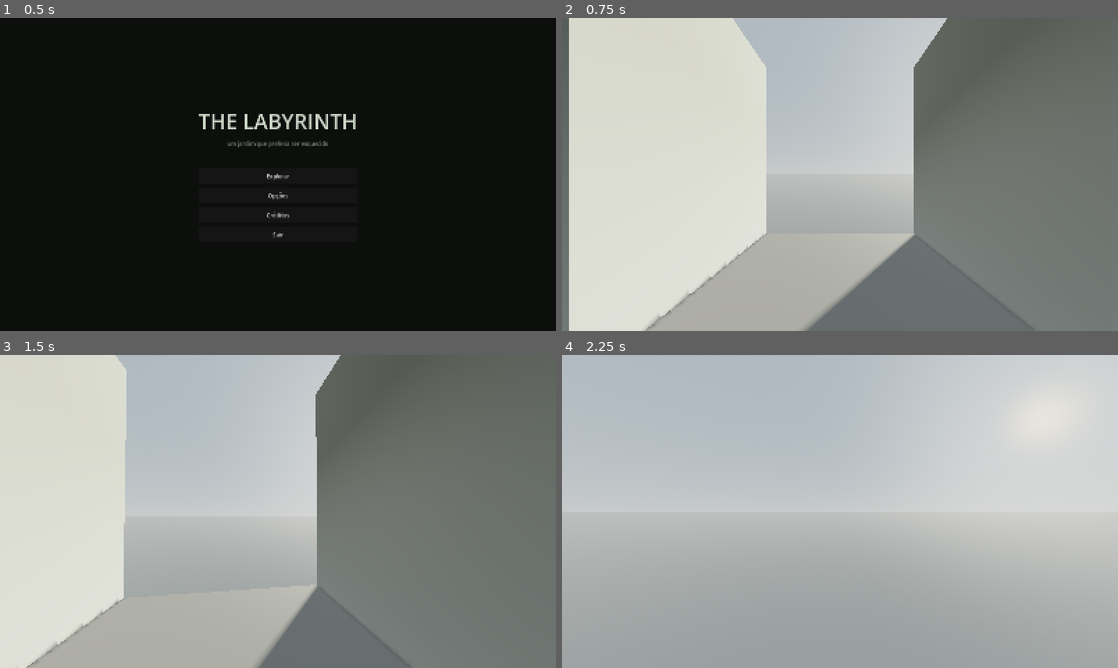
Above: before the commit, frames 1-4 (two rows, left to right).
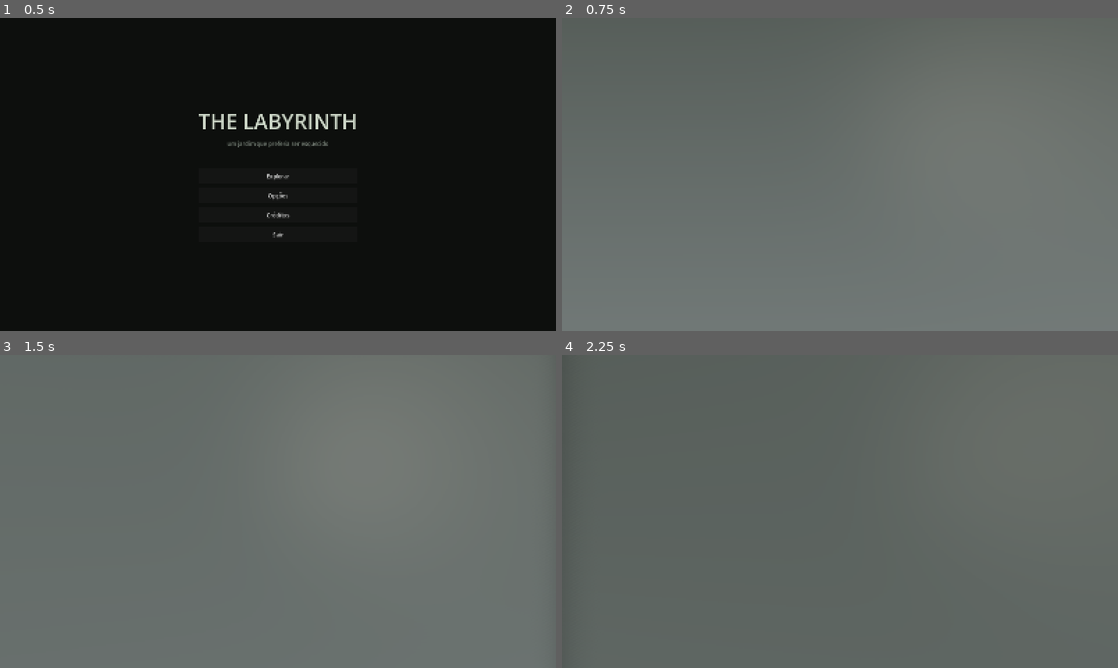
Above: after the commit, the same moments.

Repository: klauschatrny/dnd
Game: Godot game, scene res://cenas/menus/menu_inicial.tscn
The game is run twice, just before and just after one commit, with the same random seed, the same clock (stepped at 60 frames per second) and the same inputs.
Inputs (mouse positions are in pixels of both pictures, inside the frame that each line leads up to):
- Up to frame 1 (0.5 s): no input
- Up to frame 2 (0.75 s): click "Explorar" at 0.5 s
- Up to frame 3 (1.5 s): tap Enter at 1.25 s; move the mouse to (305, 511) at 1.27 s; hold W (mover_frente) from 1.28 s (still down); hold Shift (correr) from 1.28 s (still down)
- Up to frame 4 (2.25 s): keep holding W (mover_frente); tap Space (pular) at 1.52 s; move the mouse to (812, 511) at 2.02 s; release Shift (correr) at 2.03 s; tap E (interagir) at 2.1 s

Frame 1 is identical in both runs. In frame 2, 59% of the frame differs, in the area x 1-70%, y 0-100%; in frame 3, 58%; in frame 4, 100%, in the area x 0-100%, y 0-100%.

Commit message:
Fase 4: landmarks nas coordenadas da spec (13 + Ciprestes)
Implementa _montar_landmarks() no CarregadorMapa: cada um dos 13 locais e a
Alameda dos Ciprestes e montado em graybox nas coordenadas world exatas do
labirinto_map.json. Vista de topo confere com o mapa da spec (secao 12), sem
espelhamento.

- Primitivos graybox: _cilindro_solido, _piso_ret, _piso_circ, _anel_sebe
  (aneis circulares com vaos), _perimetro_com_vaos (paredes com aberturas) e
  _colocar_elementos (le props e posicoes direto do JSON).
- Construtores por landmark: Entrada, Praca das 4 Estatuas, Lago Seco, Jardim
  das Rosas, Bosque Morto, Gazebo, Estufa, Claustro Verde, Fonte Principal,
  Mausoleu, Torre do Relogio (marco global 28 m), Jardim das Sombras, Saida.
- Alturas e footprints conforme a spec (sebe entrada 2 m via setor futuro).

Co-Authored-By: Claude Opus 4.8 <noreply@anthropic.com>

Diff:
--- a/scripts/mundo/carregador_mapa.gd
+++ b/scripts/mundo/carregador_mapa.gd
@@ -134,7 +134,287 @@
 # ---------------------------------------------------------------------------
 
 func _montar_landmarks() -> void:
-	pass
+	var raiz := Node3D.new()
+	raiz.name = "Landmarks"
+	add_child(raiz)
+	for lm_v in dados.get("landmarks", []):
+		var lm: Dictionary = lm_v
+		var cont := Node3D.new()
+		cont.name = lm.get("id", "LM")
+		raiz.add_child(cont)
+		match lm.get("id", ""):
+			"LM_01": _lm_entrada(cont, lm)
+			"LM_02": _lm_praca(cont, lm)
+			"LM_03": _lm_lago(cont, lm)
+			"LM_04": _lm_rosas(cont, lm)
+			"LM_05": _lm_bosque(cont, lm)
+			"LM_06": _lm_gazebo(cont, lm)
+			"LM_07": _lm_estufa(cont, lm)
+			"LM_08": _lm_claustro(cont, lm)
+			"LM_09": _lm_fonte(cont, lm)
+			"LM_10": _lm_mausoleu(cont, lm)
+			"LM_11": _lm_torre(cont, lm)
+			"LM_12": _lm_sombras(cont, lm)
+			"LM_13": _lm_saida(cont, lm)
+			"LM_A": _lm_ciprestes(cont, lm)
+			_: _colocar_elementos(cont, lm)
+
+
+func _centro2d(lm: Dictionary) -> Vector2:
+	var c: Array = lm["center"]
+	return Vector2(float(c[0]), float(c[2]))
+
+
+# 01 · Entrada (Portão) --------------------------------------------------------
+func _lm_entrada(cont: Node3D, lm: Dictionary) -> void:
+	var c := _centro2d(lm)
+	_piso_ret(cont, "Atrio", Vector2(12.0, 10.0), c + Vector2(0.0, -4.0), material_pavimento)
+	_colocar_elementos(cont, lm)  # pilares, lintel, portão, lanternas, placa
+
+
+# 02 · Praça das Quatro Estátuas ----------------------------------------------
+func _lm_praca(cont: Node3D, lm: Dictionary) -> void:
+	var c := _centro2d(lm)
+	_piso_circ(cont, "Piso", float(lm.get("radius_pavement", 14.0)), c, material_pavimento)
+	_anel_sebe(cont, c, float(lm.get("radius_hedge_outer", 16.0)) - 1.0, float(lm.get("max_height", 3.6)), lm.get("openings", []))
+	# Relógio de sol central (base + gnômon).
+	_cilindro_solido(cont, "RelogioSol", 1.2, 0.4, Vector3(c.x, 0.0, c.y), material_pedra)
+	_cilindro_solido(cont, "Gnomon", 0.08, 1.6, Vector3(c.x, 0.4, c.y), material_pedra)
+	_colocar_elementos(cont, lm)  # pedestais, estátuas, bancos, lampiões
+
+
+# 03 · Lago Seco ---------------------------------------------------------------
+func _lm_lago(cont: Node3D, lm: Dictionary) -> void:
+	var c := _centro2d(lm)
+	var bal: Dictionary = lm.get("balustrade", {})
+	# Balaustrada elíptica baixa (aproximada por anel de postes).
+	var rx: float = float(bal.get("size_x", 32.0)) * 0.5
+	var rz: float = float(bal.get("size_z", 26.0)) * 0.5
+	var alt: float = float(bal.get("height", 0.9))
+	var aberturas: Array = lm.get("openings", [])
+	var n := 48
+	for i in n:
+		var ang := TAU * float(i) / float(n)
+		var x := c.x + cos(ang) * rx
+		var z := c.y + sin(ang) * rz
+		var vao := false
+		for ab_v in aberturas:
+			var ab: Dictionary = ab_v
+			var pos: Array = ab["pos"]
+			if Vector2(float(pos[0]), float(pos[1])).distance_to(Vector2(x, z)) < 2.0:
+				vao = true
+				break
+		if not vao:
+			_caixa_solida(cont, "Bal%d" % i, Vector3(0.5, alt, 0.5), Vector3(x, alt * 0.5, z), material_pedra)
+	# Ponte seca (eixo L–O).
+	var b: Dictionary = lm.get("bridge", {})
+	var bs: Array = b.get("size", [30.0, 0.35, 3.0])
+	_caixa_solida(cont, "PonteSeca", Vector3(float(bs[0]), float(bs[1]), float(bs[2])), Vector3(c.x, 0.05, c.y), material_pedra)
+
+
+# 04 · Jardim das Rosas --------------------------------------------------------
+func _lm_rosas(cont: Node3D, lm: Dictionary) -> void:
+	var c := _centro2d(lm)
+	var fp: Array = lm.get("footprint", [32.0, 24.0])
+	var w: Dictionary = lm.get("wall", {})
+	var gate: Dictionary = lm.get("gate", {})
+	var entradas: Array = [{ "pos": gate.get("pos", [c.x, c.y + 12.0]), "width": gate.get("width", 3.0) }]
+	_perimetro_com_vaos(cont, c, Vector2(float(fp[0]), float(fp[1])), float(w.get("height", 2.5)), float(w.get("thickness", 0.4)), entradas, material_pedra)
+	# Pérgola central (4 colunas + travessas).
+	for dx in [-3.0, 3.0]:
+		for dz in [-3.0, 3.0]:
+			_cilindro_solido(cont, "PergCol", 0.1, 2.6, Vector3(c.x + dx, 0.0, c.y + dz), material_pedra)
+	_colocar_elementos(cont, lm)  # canteiros, roseiras, bancos
+
+
+# 05 · Bosque Morto ------------------------------------------------------------
+func _lm_bosque(cont: Node3D, lm: Dictionary) -> void:
+	var bb: Dictionary = lm.get("bbox_m", {})
+	var xr: Array = bb.get("x", [186, 230])
+	var zr: Array = bb.get("z", [14, 62])
+	var rng := RandomNumberGenerator.new()
+	rng.seed = 20260711
+	# Espalha árvores mortas deterministicamente dentro do bbox.
+	for esp_v in lm.get("scatter", []):
+		var esp: Dictionary = esp_v
+		var qtd: int = int(esp.get("count", 20))
+		var hr: Array = esp.get("height_range", [6.0, 8.0])
+		var dr: Array = esp.get("trunk_d", [0.4, 0.5])
+		for i in qtd:
+			var x := rng.randf_range(float(xr[0]) + 2.0, float(xr[1]) - 2.0)
+			var z := rng.randf_range(float(zr[0]) + 2.0, float(zr[1]) - 2.0)
+			var h := rng.randf_range(float(hr[0]), float(hr[1]))
+			var d := rng.randf_range(float(dr[0]), float(dr[1]))
+			_cilindro_solido(cont, esp.get("prop", "PR_TREE"), d * 0.5, h, Vector3(x, 0.0, z), material_sebe)
+	_colocar_elementos(cont, lm)  # pedra tombada (central)
+
+
+# 06 · Gazebo Antigo -----------------------------------------------------------
+func _lm_gazebo(cont: Node3D, lm: Dictionary) -> void:
+	var c := _centro2d(lm)
+	_piso_circ(cont, "Clareira", float(lm.get("radius_pavement", 13.0)), c, material_pavimento)
+	_anel_sebe(cont, c, float(lm.get("radius_hedge_outer", 15.0)) - 1.0, 3.0, lm.get("openings", []))
+	var g: Dictionary = lm.get("gazebo", {})
+	var r_deck: float = float(g.get("circumscribed_d", 8.0)) * 0.5
+	_cilindro_solido(cont, "Deck", r_deck, float(g.get("deck_height", 0.45)), Vector3(c.x, 0.0, c.y), material_pedra)
+	# 8 colunas em octógono + telhado cônico.
+	var col_h: float = float(g.get("column_h", 3.0))
+	var deck_h: float = float(g.get("deck_height", 0.45))
+	for i in 8:
+		var ang := TAU * float(i) / 8.0
+		var x := c.x + cos(ang) * (r_deck - 0.4)
+		var z := c.y + sin(ang) * (r_deck - 0.4)
+		_cilindro_solido(cont, "Coluna%d" % i, 0.125, col_h, Vector3(x, deck_h, z), material_pedra)
+	var roof: Dictionary = g.get("roof", {})
+	_cilindro_solido(cont, "Telhado", float(roof.get("d", 9.2)) * 0.5, 0.4, Vector3(c.x, float(roof.get("base_y", 3.45)), c.y), material_pedra)
+	_colocar_elementos(cont, lm)
+
+
+# 07 · Estufa ------------------------------------------------------------------
+func _lm_estufa(cont: Node3D, lm: Dictionary) -> void:
+	var b: Dictionary = lm.get("building", {})
+	var sz: Array = b.get("size", [24.0, 32.0])
+	var xr: Array = b.get("x", [150, 174])
+	var zr: Array = b.get("z", [94, 126])
+	var cx := (float(xr[0]) + float(xr[1])) * 0.5
+	var cz := (float(zr[0]) + float(zr[1])) * 0.5
+	var centro := Vector2(cx, cz)
+	var wall_h: float = float(b.get("wall_height", 5.0))
+	var entradas: Array = []
+	for d_v in lm.get("doors", []):
+		var d: Dictionary = d_v
+		entradas.append({ "pos": d.get("pos", []), "width": d.get("width", 2.0) })
+	_perimetro_com_vaos(cont, centro, Vector2(float(sz[0]), float(sz[1])), wall_h, 0.3, entradas, material_pedra)
+	# Cumeeira (linha central alta) representando o telhado de duas águas.
+	_caixa_solida(cont, "Cumeeira", Vector3(1.0, float(lm.get("max_height", 9.0)) - wall_h, float(sz[1])), Vector3(cx, wall_h + (float(lm.get("max_height", 9.0)) - wall_h) * 0.5, cz), material_pedra)
+	_colocar_elementos(cont, lm)
+
+
+# 08 · Claustro Verde ----------------------------------------------------------
+func _lm_claustro(cont: Node3D, lm: Dictionary) -> void:
+	var c := _centro2d(lm)
+	var fp: Array = lm.get("footprint", [30.0, 30.0])
+	var arc: Dictionary = lm.get("arcade", {})
+	_perimetro_com_vaos(cont, c, Vector2(float(fp[0]), float(fp[1])), float(arc.get("roof_height", 4.4)), 0.5, lm.get("entrances", []), material_pedra)
+	# Garth interno (piso) + poço central.
+	var garth: Dictionary = lm.get("garth", {})
+	var gs: Array = garth.get("size", [20.0, 20.0])
+	_piso_ret(cont, "Garth", Vector2(float(gs[0]), float(gs[1])), c, material_pavimento)
+	var well: Dictionary = lm.get("well", {})
+	_cilindro_solido(cont, "Poco", float(well.get("d", 1.6)) * 0.5, float(well.get("height", 0.8)), Vector3(c.x, 0.0, c.y), material_pedra)
+	# Colunata: postes a cada 2,5 m ao longo do anel interno.
+	var meia := float(fp[0]) * 0.5 - float(arc.get("depth", 5.0))
+	for i in range(-3, 4):
+		var t := float(i) * 2.5
+		for par in [[c.x + t, c.y - meia], [c.x + t, c.y + meia], [c.x - meia, c.y + t], [c.x + meia, c.y + t]]:
+			_cilindro_solido(cont, "ColClaustro", 0.175, float(arc.get("column_h", 2.8)), Vector3(par[0], 0.0, par[1]), material_pedra)
+
+
+# 09 · Fonte Principal ---------------------------------------------------------
+func _lm_fonte(cont: Node3D, lm: Dictionary) -> void:
+	var c := _centro2d(lm)
+	_piso_circ(cont, "Praca", float(lm.get("radius_pavement", 12.0)), c, material_pavimento)
+	_anel_sebe(cont, c, float(lm.get("radius_hedge_outer", 14.0)) - 1.0, 3.0, lm.get("openings", []))
+	var f: Dictionary = lm.get("fountain", {})
+	# Bacia (borda anelar baixa), pedestal, taça e estátua central.
+	_cilindro_solido(cont, "Bacia", float(f.get("basin_d", 7.0)) * 0.5, float(f.get("rim_height", 0.6)), Vector3(c.x, 0.0, c.y), material_pedra)
+	_cilindro_solido(cont, "Pedestal", float(f.get("pedestal", [1.2, 1.2])[0]) * 0.5, 1.2, Vector3(c.x, 0.6, c.y), material_pedra)
+	_cilindro_solido(cont, "Taca", float(f.get("upper_bowl_d", 2.4)) * 0.5, 0.35, Vector3(c.x, float(f.get("upper_bowl_y", 2.4)), c.y), material_pedra)
+	_cilindro_solido(cont, "Estatua", 0.45, 1.8, Vector3(c.x, float(f.get("upper_bowl_y", 2.4)), c.y), material_pedra)
+	_colocar_elementos(cont, lm)
+
+
+# 10 · Mausoléu ----------------------------------------------------------------
+func _lm_mausoleu(cont: Node3D, lm: Dictionary) -> void:
+	var c := _centro2d(lm)
+	var st: Dictionary = lm.get("stylobate", {})
+	var ss: Array = st.get("size", [26.0, 20.0])
+	_caixa_solida(cont, "Estilobata", Vector3(float(ss[0]), float(st.get("height", 0.6)), float(ss[1])), Vector3(c.x, float(st.get("height", 0.6)) * 0.5, c.y), material_pedra)
+	var b: Dictionary = lm.get("building", {})
+	var bs: Array = b.get("size", [22.0, 16.0])
+	var floor_y: float = float(lm.get("floor_y", 0.6))
+	var wall_h: float = float(b.get("wall_height", 5.0))
+	_caixa_solida(cont, "Corpo", Vector3(float(bs[0]), wall_h, float(bs[1])), Vector3(c.x, floor_y + wall_h * 0.5, c.y), material_pedra)
+	# Cúpula (aproximada por cilindro achatado).
+	var dome: Dictionary = lm.get("dome", {})
+	var dc: Array = dome.get("center", [c.x, c.y + 2.0])
+	_cilindro_solido(cont, "Cupula", float(dome.get("d", 8.0)) * 0.5, float(dome.get("top_y", 9.0)) - (floor_y + wall_h), Vector3(float(dc[0]), floor_y + wall_h, float(dc[1])), material_pedra)
+	# Pórtico (6 colunas na fachada norte).
+	var por: Dictionary = lm.get("portico", {})
+	var ncol: int = int(por.get("columns", 6))
+	var passo: float = float(por.get("spacing", 3.6))
+	var z_col := c.y - float(bs[1]) * 0.5 - 1.5
+	for i in ncol:
+		var x := c.x + (float(i) - (ncol - 1) * 0.5) * passo
+		_cilindro_solido(cont, "ColMaus%d" % i, float(por.get("column_d", 0.7)) * 0.5, float(por.get("column_h", 4.5)), Vector3(x, floor_y, z_col), material_pedra)
+	_piso_ret(cont, "Adro", Vector2(26.0, 6.0), Vector2(c.x, c.y - 11.0), material_pavimento)
+	_colocar_elementos(cont, lm)
+
+
+# 11 · Torre do Relógio (marco global) ----------------------------------------
+func _lm_torre(cont: Node3D, lm: Dictionary) -> void:
+	var c := _centro2d(lm)
+	var sh: Dictionary = lm.get("shaft", {})
+	var ss: Array = sh.get("size", [10.0, 10.0])
+	var sh_h: float = float(sh.get("height", 22.0))
+	_caixa_solida(cont, "Fuste", Vector3(float(ss[0]), sh_h, float(ss[1])), Vector3(c.x, sh_h * 0.5, c.y), material_pedra)
+	var bel: Dictionary = lm.get("belfry", {})
+	var bs: Array = bel.get("size", [8.0, 8.0])
+	var bel_h: float = float(bel.get("height", 4.0))
+	_caixa_solida(cont, "Campanario", Vector3(float(bs[0]), bel_h, float(bs[1])), Vector3(c.x, sh_h + bel_h * 0.5, c.y), material_pedra)
+	var sp: Dictionary = lm.get("spire", {})
+	_cilindro_solido(cont, "Pinaculo", float(sp.get("d", 3.0)) * 0.5, float(sp.get("height", 2.0)), Vector3(c.x, sh_h + bel_h, c.y), material_pedra)
+	# Mostrador do relógio (face sul).
+	var cf: Dictionary = lm.get("clock_face", {})
+	var cy_face: float = float(cf.get("center_y", 20.0))
+	var mostrador := _cilindro_solido(cont, "Mostrador", float(cf.get("d", 3.6)) * 0.5, float(cf.get("thickness", 0.2)), Vector3(c.x, cy_face - float(cf.get("thickness", 0.2)) * 0.5, c.y + float(ss[1]) * 0.5), material_pedra)
+	mostrador.rotate_x(PI * 0.5)
+
+
+# 12 · Jardim das Sombras ------------------------------------------------------
+func _lm_sombras(cont: Node3D, lm: Dictionary) -> void:
+	var c := _centro2d(lm)
+	var fp: Array = lm.get("footprint", [36.0, 28.0])
+	_piso_ret(cont, "Cascalho", Vector2(float(fp[0]), float(fp[1])), c, material_pavimento)
+	# Topiárias.
+	var top: Dictionary = lm.get("topiaries", {})
+	var ts: Array = top.get("size", [1.8, 2.5, 1.8])
+	for p_v in top.get("positions", []):
+		var p: Array = p_v
+		_colocar_prop(cont, "PR_TOPIARY", Vector3(float(ts[0]), float(ts[1]), float(ts[2])), Vector3(float(p[0]), float(p[1]), float(p[2])))
+	# Estátua encapuzada central (pedestal + figura).
+	var stt: Dictionary = lm.get("statue", {})
+	var sp: Array = stt.get("position", [c.x, 0.0, c.y])
+	var ped_h: float = float(stt.get("pedestal_h", 0.6))
+	_caixa_solida(cont, "PedestalSombra", Vector3(1.2, ped_h, 1.2), Vector3(float(sp[0]), ped_h * 0.5, float(sp[2])), material_pedra)
+	var sst: Array = stt.get("size", [1.0, 2.6, 1.0])
+	_cilindro_solido(cont, "EstatuaSombra", float(sst[0]) * 0.5, float(sst[1]), Vector3(float(sp[0]), ped_h, float(sp[2])), material_pedra)
+	_colocar_elementos(cont, lm)
+
+
+# 13 · Portão Final (Saída) ----------------------------------------------------
+func _lm_saida(cont: Node3D, lm: Dictionary) -> void:
+	var c := _centro2d(lm)
+	_piso_ret(cont, "PracaSaida", Vector2(20.0, 12.0), Vector2(c.x, c.y - 4.0), material_pavimento)
+	_colocar_elementos(cont, lm)  # pilares, portão, arco, braseiros, encaixes
+
+
+# LM-A · Alameda dos Ciprestes -------------------------------------------------
+func _lm_ciprestes(cont: Node3D, lm: Dictionary) -> void:
+	var av: Dictionary = lm.get("avenue", {})
+	var x: float = float(av.get("x", 80.0))
+	var z0: float = float(av.get("z_from", 6.0))
+	var z1: float = float(av.get("z_to", 48.0))
+	_piso_ret(cont, "Alameda", Vector2(float(av.get("width", 4.0)), z1 - z0), Vector2(x, (z0 + z1) * 0.5), material_pavimento)
+	var cy: Dictionary = lm.get("cypress", {})
+	var cs: Array = cy.get("size", [1.6, 8.0, 1.6])
+	for p_v in cy.get("positions", []):
+		var p: Array = p_v
+		_cilindro_solido(cont, "Cipreste", float(cs[0]) * 0.5, float(cs[1]), Vector3(float(p[0]), float(p[1]), float(p[2])), material_sebe)
+	var mk: Dictionary = lm.get("marker", {})
+	var mp: Array = mk.get("position", [x, 0.0, 26.0])
+	var msz: Array = mk.get("size", [0.8, 2.2, 0.8])
+	_cilindro_solido(cont, "Marco", float(msz[0]) * 0.5, float(msz[1]), Vector3(float(mp[0]), float(mp[1]), float(mp[2])), material_pedra)
 
 
 func _montar_caminhos() -> void:
@@ -170,3 +450,199 @@
 	colisor.shape = forma
 	corpo.add_child(colisor)
 	return corpo
+
+
+## Cilindro estático (mesh + colisão) com base em `base` (world, y = fundo).
+func _cilindro_solido(pai: Node3D, nome: String, raio: float, altura: float, base: Vector3, mat: Material) -> StaticBody3D:
+	var corpo := StaticBody3D.new()
+	corpo.name = nome
+	corpo.position = base + Vector3(0.0, altura * 0.5, 0.0)
+	pai.add_child(corpo)
+
+	var malha := MeshInstance3D.new()
+	var cil := CylinderMesh.new()
+	cil.top_radius = raio
+	cil.bottom_radius = raio
+	cil.height = altura
+	malha.mesh = cil
+	if mat:
+		malha.material_override = mat
+	corpo.add_child(malha)
+
+	var colisor := CollisionShape3D.new()
+	var forma := CylinderShape3D.new()
+	forma.radius = raio
+	forma.height = altura
+	colisor.shape = forma
+	corpo.add_child(colisor)
+	return corpo
+
+
+## Piso fino retangular (só visual, sem colisão — o terreno já colide).
+func _piso_ret(pai: Node3D, nome: String, tam_xz: Vector2, centro2d: Vector2, mat: Material, y: float = 0.03) -> MeshInstance3D:
+	var malha := MeshInstance3D.new()
+	malha.name = nome
+	var caixa := BoxMesh.new()
+	caixa.size = Vector3(tam_xz.x, 0.06, tam_xz.y)
+	malha.mesh = caixa
+	malha.position = Vector3(centro2d.x, y, centro2d.y)
+	if mat:
+		malha.material_override = mat
+	pai.add_child(malha)
+	return malha
+
+
+## Piso fino circular (só visual).
+func _piso_circ(pai: Node3D, nome: String, raio: float, centro2d: Vector2, mat: Material, y: float = 0.03) -> MeshInstance3D:
+	var malha := MeshInstance3D.new()
+	malha.name = nome
+	var cil := CylinderMesh.new()
+	cil.top_radius = raio
+	cil.bottom_radius = raio
+	cil.height = 0.06
+	malha.mesh = cil
+	malha.position = Vector3(centro2d.x, y, centro2d.y)
+	if mat:
+		malha.material_override = mat
+	pai.add_child(malha)
+	return malha
+
+
+## True para props melhor representados como cilindro no graybox.
+func _prop_e_cilindro(nome: String) -> bool:
+	for chave in ["LAMP", "COLUMN", "URN", "BRAZIER", "CYPRESS", "TREE", "PLANTER", "POST", "FERN", "WELL", "MARKER", "TABLE"]:
+		if nome.contains(chave):
+			return true
+	return false
+
+
+## Material graybox por tipo de prop.
+func _mat_prop(nome: String) -> Material:
+	if nome.contains("HEDGE") or nome.contains("TOPIARY") or nome.contains("ROSE") or nome.contains("CYPRESS") or nome.contains("TREE") or nome.contains("FERN"):
+		return material_sebe
+	return material_pedra
+
+
+## Coloca um prop (caixa ou cilindro) com a base em `base` (y = fundo).
+## `tam` é o tamanho em Godot (x, y, z); para cilindros usa x como diâmetro.
+func _colocar_prop(pai: Node3D, prop: String, tam: Vector3, base: Vector3) -> void:
+	if _prop_e_cilindro(prop):
+		_cilindro_solido(pai, prop, tam.x * 0.5, tam.y, base, _mat_prop(prop))
+	else:
+		_caixa_solida(pai, prop, tam, base + Vector3(0.0, tam.y * 0.5, 0.0), _mat_prop(prop))
+
+
+## Percorre `elements` do landmark e instancia cada prop nas suas `positions`.
+## Posições do JSON são a base (y = fundo) do prop.
+func _colocar_elementos(pai: Node3D, lm: Dictionary) -> void:
+	for el_v in lm.get("elements", []):
+		var el: Dictionary = el_v
+		if not el.has("positions") or not el.has("size"):
+			continue
+		var s: Array = el["size"]
+		var tam := Vector3(float(s[0]), float(s[1]), float(s[2]))
+		var prop: String = el.get("prop", "PROP")
+		for p_v in el["positions"]:
+			var p: Array = p_v
+			_colocar_prop(pai, prop, tam, Vector3(float(p[0]), float(p[1]), float(p[2])))
+
+
+## Anel de sebe (circular) com aberturas. `aberturas` = lista de dicts com "pos"
+## [x, z] e "width". Coloca blocos de sebe ao longo do círculo, pulando os vãos.
+func _anel_sebe(pai: Node3D, centro2d: Vector2, raio: float, altura: float, aberturas: Array) -> void:
+	var raiz := Node3D.new()
+	raiz.name = "AnelSebe"
+	pai.add_child(raiz)
+	# Pré-calcula ângulos e meias-larguras angulares das aberturas.
+	var vaos: Array = []
+	for ab_v in aberturas:
+		var ab: Dictionary = ab_v
+		var pos: Array = ab.get("pos", [centro2d.x, centro2d.y])
+		var ang := atan2(float(pos[1]) - centro2d.y, float(pos[0]) - centro2d.x)
+		var largura: float = float(ab.get("width", 3.0))
+		vaos.append({ "ang": ang, "meia": (largura * 0.6) / raio })
+	var n := maxi(8, int(round(TAU * raio / 2.0)))
+	for i in n:
+		var ang := TAU * float(i) / float(n)
+		var aberto := false
+		for v in vaos:
+			if absf(wrapf(ang - float(v["ang"]), -PI, PI)) < float(v["meia"]):
+				aberto = true
+				break
+		if aberto:
+			continue
+		var x := centro2d.x + cos(ang) * raio
+		var z := centro2d.y + sin(ang) * raio
+		var b := _caixa_solida(raiz, "Sebe%d" % i, Vector3(2.0, altura, 2.0), Vector3(x, altura * 0.5, z), material_sebe)
+		b.rotation.y = -ang
+
+
+## 4 paredes de perímetro (caixas finas) com vãos nas posições de entrada dadas.
+## `entradas` = lista de dicts com "pos" [x, z] e "width"; um vão é aberto na
+## parede mais próxima de cada entrada.
+func _perimetro_com_vaos(pai: Node3D, centro2d: Vector2, tam_xz: Vector2, altura: float, espessura: float, entradas: Array, mat: Material) -> void:
+	var raiz := Node3D.new()
+	raiz.name = "Perimetro"
+	pai.add_child(raiz)
+	var meia_x := tam_xz.x * 0.5
+	var meia_z := tam_xz.y * 0.5
+	# Cada lado: nome, eixo ("H"=varia X, "V"=varia Z), coordenada fixa, extensão.
+	var lados := [
+		{ "nome": "N", "eixo": "H", "fixo": centro2d.y - meia_z, "de": centro2d.x - meia_x, "ate": centro2d.x + meia_x },
+		{ "nome": "S", "eixo": "H", "fixo": centro2d.y + meia_z, "de": centro2d.x - meia_x, "ate": centro2d.x + meia_x },
+		{ "nome": "O", "eixo": "V", "fixo": centro2d.x - meia_x, "de": centro2d.y - meia_z, "ate": centro2d.y + meia_z },
+		{ "nome": "L", "eixo": "V", "fixo": centro2d.x + meia_x, "de": centro2d.y - meia_z, "ate": centro2d.y + meia_z },
+	]
+	for lado in lados:
+		# Vão neste lado (se alguma entrada cai nele).
+		var vao_min := INF
+		var vao_max := -INF
+		for ent_v in entradas:
+			var ent: Dictionary = ent_v
+			var pos: Array = ent.get("pos", [])
+			if pos.is_empty():
+				continue
+			var w: float = float(ent.get("width", 2.5))
+			var no_lado := false
+			var centro_vao := 0.0
+			if lado["eixo"] == "H" and absf(float(pos[1]) - float(lado["fixo"])) < 1.5:
+				no_lado = true
+				centro_vao = float(pos[0])
+			elif lado["eixo"] == "V" and absf(float(pos[0]) - float(lado["fixo"])) < 1.5:
+				no_lado = true
+				centro_vao = float(pos[1])
+			if no_lado:
+				vao_min = minf(vao_min, centro_vao - w * 0.5)
+				vao_max = maxf(vao_max, centro_vao + w * 0.5)
+		_parede_com_vao(raiz, str(lado["nome"]), lado, altura, espessura, vao_min, vao_max, mat)
+
+
+func _parede_com_vao(pai: Node3D, nome: String, lado: Dictionary, altura: float, esp: float, vao_min: float, vao_max: float, mat: Material) -> void:
+	var de: float = float(lado["de"])
+	var ate: float = float(lado["ate"])
+	var fixo: float = float(lado["fixo"])
+	var horizontal: bool = lado["eixo"] == "H"
+	# Trechos: antes do vão e depois do vão (se houver vão).
+	var trechos: Array = []
+	if vao_min == INF:
+		trechos.append([de, ate])
+	else:
+		if vao_min > de:
+			trechos.append([de, vao_min])
+		if vao_max < ate:
+			trechos.append([vao_max, ate])
+	for i in trechos.size():
+		var t: Array = trechos[i]
+		var comp: float = t[1] - t[0]
+		if comp <= 0.05:
+			continue
+		var meio: float = (t[0] + t[1]) * 0.5
+		var tam: Vector3
+		var centro: Vector3
+		if horizontal:
+			tam = Vector3(comp, altura, esp)
+			centro = Vector3(meio, altura * 0.5, fixo)
+		else:
+			tam = Vector3(esp, altura, comp)
+			centro = Vector3(fixo, altura * 0.5, meio)
+		_caixa_solida(pai, "%s%d" % [nome, i], tam, centro, mat)
